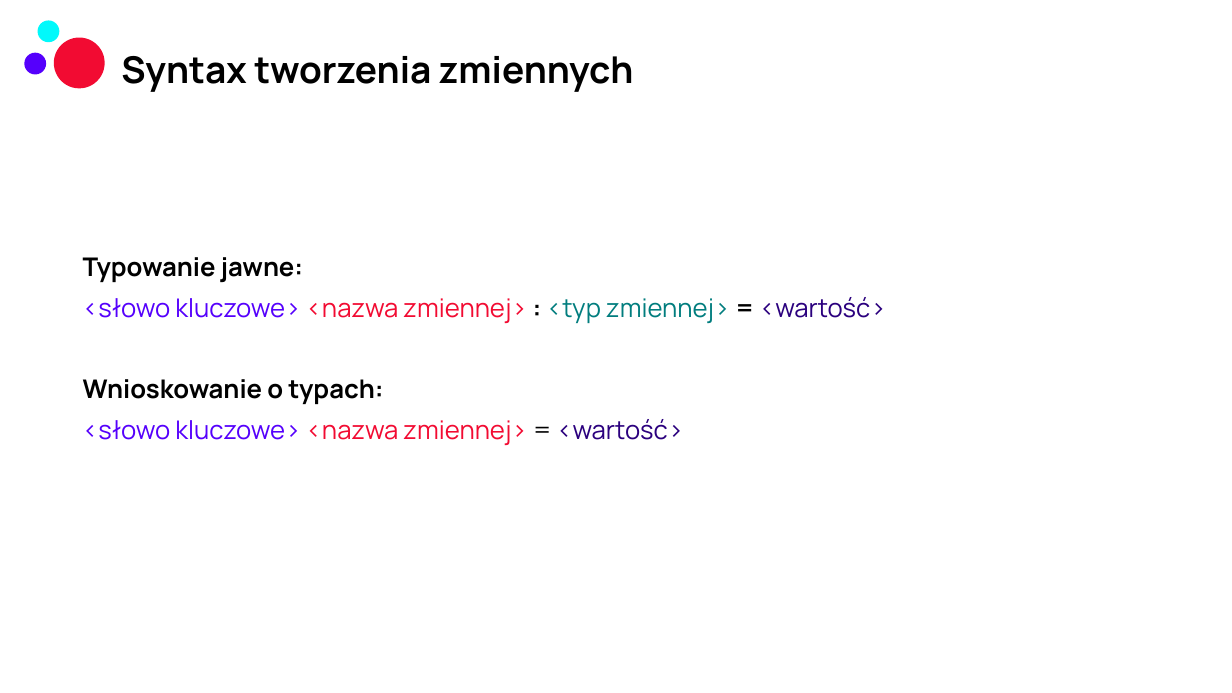
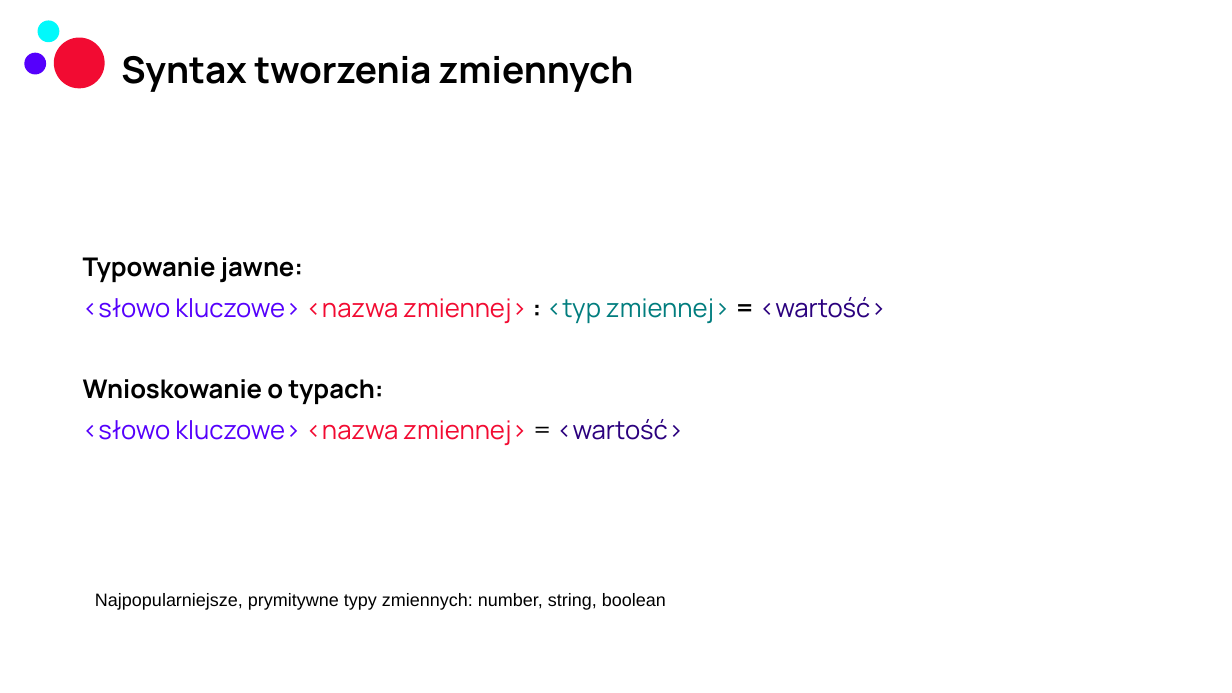
Before and after one commit to czyrski/JSTS_bnp, a slide deck: slide 16 of JavaScript i TypeScript.pptx. Drawn at 1232x693 pixels with LibreOffice and Linux fonts; fonts in the diff are those of the drawing; background and template pictures are left out. Boxes give left, top, right and bottom in pixels: in the first picture for what was removed or moved away, otherwise in the second. Text is boxed around its words. In the diff, an @@ line names an element or a change of style, - is before the commit and + after.

```diff
--- a/JavaScript i TypeScript.pptx
+++ b/JavaScript i TypeScript.pptx
@@ text added at box(95, 593, 666, 610), 14 pt, text #000000 @@
+Najpopularniejsze, prymitywne typy zmiennych: number, string, boolean
```
Also in this commit, not shown: 3 other slides changed.
